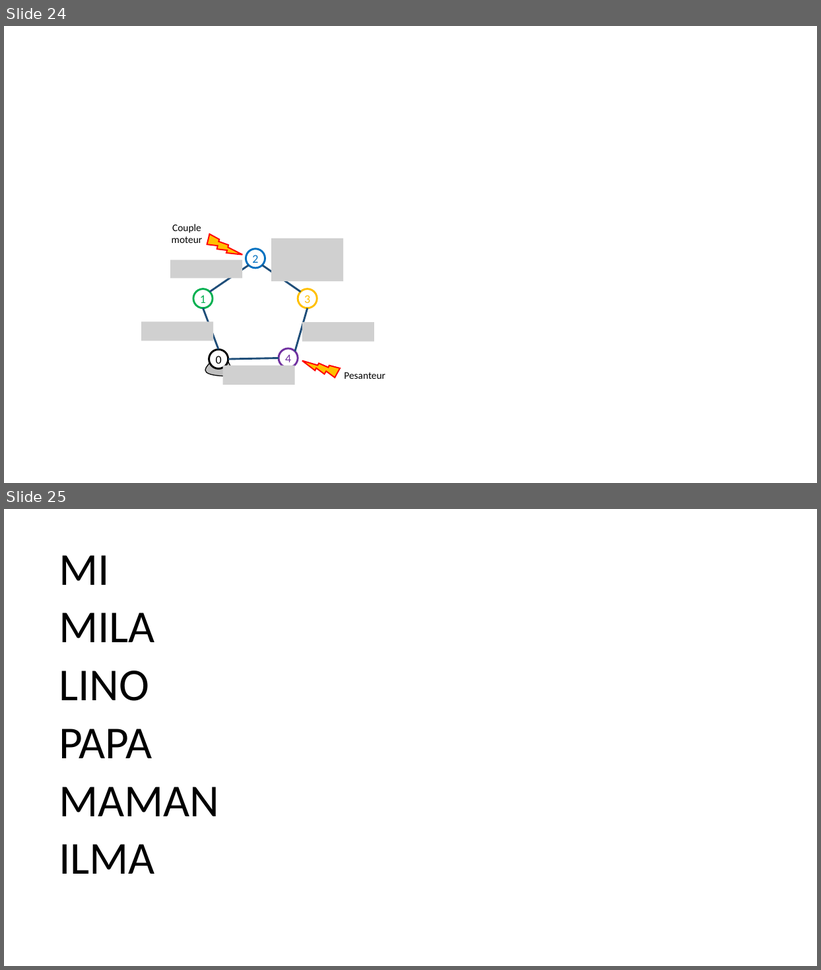
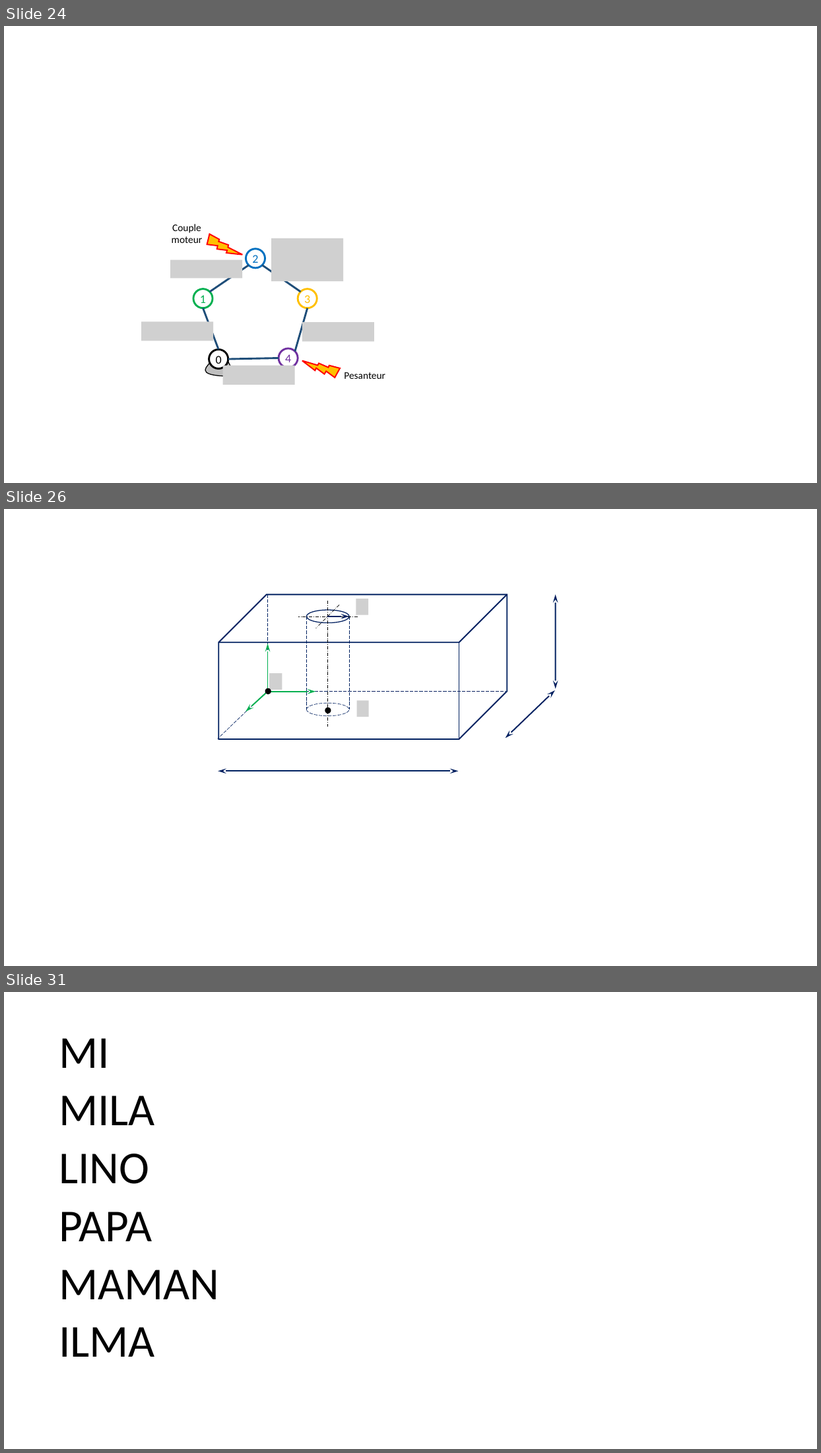
Before and after one commit to xpessoles/ExercicesCompetences, a slide deck: MecanismesDeBase/Figures.pptx. Shown one above the other, each under a label of ours: slides 24 and 25 before the commit, slides 24, 26 and 31 after it; the slides between them are not shown. The pictures are 821x970 and 821x1453 pixels, drawn with LibreOffice and Linux fonts; fonts in the diff are those of the drawing; grey boxes stand for pictures; background and template pictures are left out. Boxes give left, top, right and bottom in pixels: in the first picture for what was removed or moved away, otherwise in the second. Text is boxed around its words. In the diff, an @@ line names an element or a change of style, - is before the commit and + after.

```diff
--- a/MecanismesDeBase/Figures.pptx
+++ b/MecanismesDeBase/Figures.pptx
@@ slide 26 added at (x1=4, y1=509, x2=817, y2=966), background #FFFFFF @@
@@ cube added at (x1=218, y1=594, x2=507, y2=739), outline #002060 1.5 pt @@
@@ line added from (267, 594) to (267, 691), #002060 0.5 pt dashed @@
@@ line added from (339, 605) to (316, 628), #000000 0.5 pt dashed @@
@@ line added from (328, 601) to (328, 727), #000000 0.5 pt dashed @@
@@ picture added at (x1=356, y1=599, x2=368, y2=615) @@
@@ double arrow added from (556, 689) to (556, 594), #002060 1.5 pt @@
@@ line added from (358, 617) to (298, 617), #000000 0.5 pt dashed @@
@@ arrow added from (327, 617) to (349, 617), #002060 1.5 pt @@
@@ group added at (x1=306, y1=610, x2=349, y2=716): 2 ellipses, 2 lines @@
@@ arrow added from (267, 692) to (267, 644), #00B050 1.5 pt @@
@@ picture added at (x1=269, y1=674, x2=282, y2=690) @@
@@ line added from (267, 691) to (217, 739), #002060 0.5 pt dashed @@
@@ arrow added from (268, 691) to (246, 712), #00B050 1.5 pt @@
@@ ellipse added at (x1=265, y1=689, x2=271, y2=694), fill #000000, outline #000000 1.5 pt @@
@@ line added from (267, 691) to (506, 691), #002060 0.5 pt dashed @@
@@ arrow added from (267, 692) to (316, 692), #00B050 1.5 pt @@
@@ picture added at (x1=357, y1=700, x2=370, y2=717) @@
@@ double arrow added from (556, 691) to (506, 739), #002060 1.5 pt @@
@@ ellipse added at (x1=325, y1=708, x2=330, y2=714), fill #000000, outline #000000 1.5 pt @@
@@ double arrow added from (459, 771) to (218, 771), #002060 1.5 pt @@
@@ what was slide 25 is now slide 31 @@
```
Also in this commit, not shown: 1 slide changed, 5 other slides added, 14 other files.
